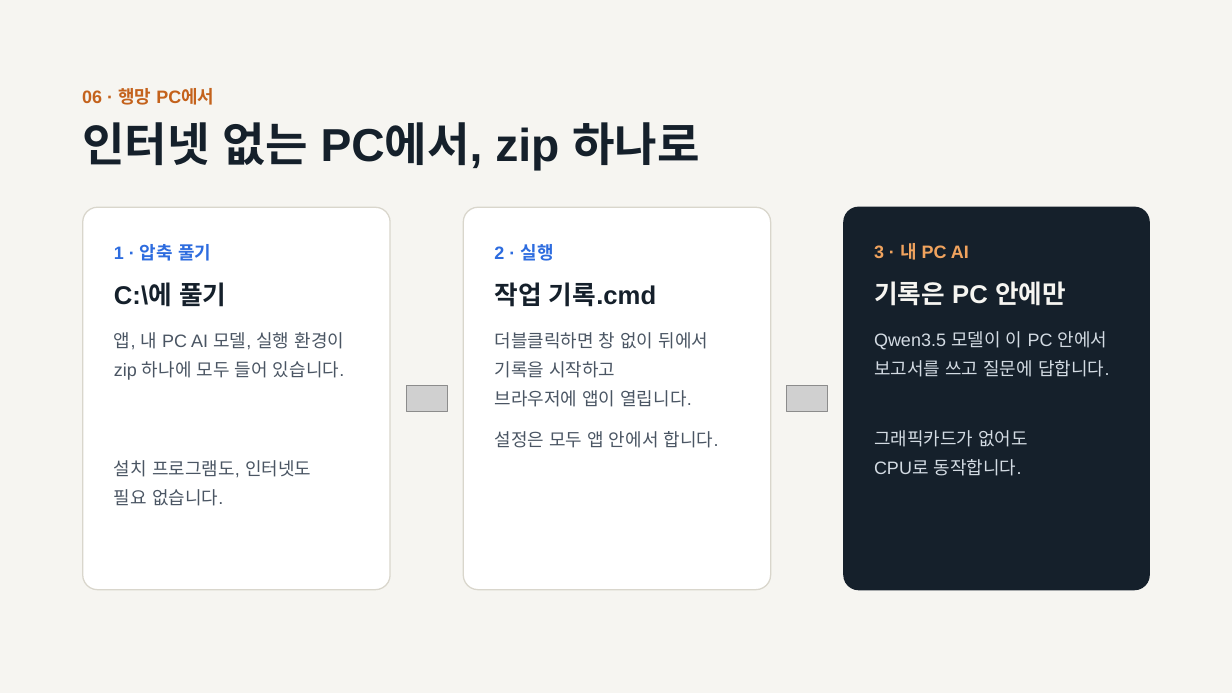
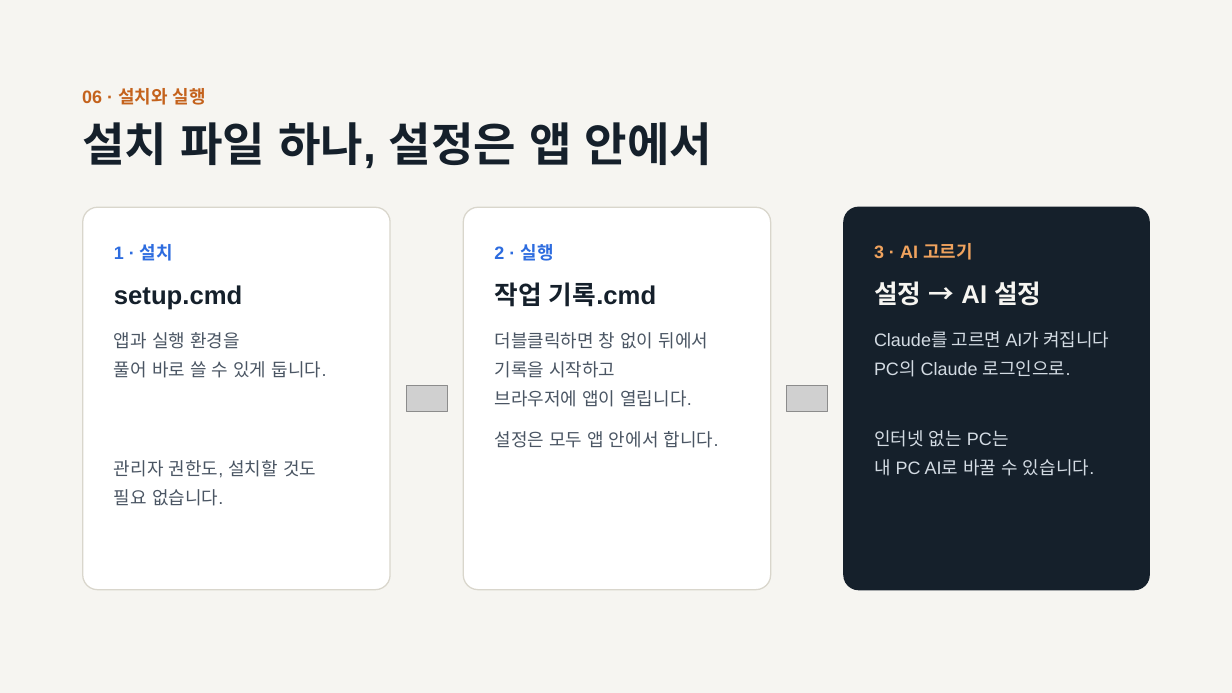
Before and after one commit to superokok/work-history, a slide deck: slide 9 of ppt/작업 기록 앱-(대인배)-v2.pptx. Drawn at 1232x693 pixels with LibreOffice and Linux fonts; fonts in the diff are those of the drawing; grey boxes stand for pictures. Boxes give left, top, right and bottom in pixels: in the first picture for what was removed or moved away, otherwise in the second. Text is boxed around its words. In the diff, an @@ line names an element or a change of style, - is before the commit and + after.

```diff
--- a/ppt/작업 기록 앱-(대인배)-v2.pptx
+++ b/ppt/작업 기록 앱-(대인배)-v2.pptx
@@ text at (x1=82, y1=88, x2=206, y2=105): text changed @@
-06 · 행망 PC에서
+06 · 설치와 실행
@@ title at (x1=82, y1=122, x2=713, y2=168): text changed @@
-인터넷 없는 PC에서, zip 하나로
+설치 파일 하나, 설정은 앱 안에서
@@ text at (x1=114, y1=244, x2=173, y2=261): text changed @@
-1 · 압축 풀기
+1 · 설치
@@ text at (x1=874, y1=243, x2=973, y2=260): text changed @@
-3 · 내 PC AI
+3 · AI 고르기
@@ text at (x1=114, y1=285, x2=242, y2=310): text changed @@
-C:\에 풀기
+setup.cmd
@@ text at (x1=874, y1=281, x2=1041, y2=306): text changed @@
-기록은 PC 안에만
+설정 → AI 설정
@@ text at (x1=114, y1=332, x2=326, y2=378): text changed @@
-앱, 내 PC AI 모델, 실행 환경이
-zip 하나에 모두 들어 있습니다.
+앱과 실행 환경을
+풀어 바로 쓸 수 있게 둡니다.
@@ text at (x1=874, y1=331, x2=1109, y2=377): text changed @@
-Qwen3.5 모델이 이 PC 안에서
-보고서를 쓰고 질문에 답합니다.
+Claude를 고르면 AI가 켜집니다
+PC의 Claude 로그인으로.
@@ text at (x1=874, y1=430, x2=1094, y2=476): text changed @@
-그래픽카드가 없어도
-CPU로 동작합니다.
+인터넷 없는 PC는
+내 PC AI로 바꿀 수 있습니다.
@@ text at (x1=114, y1=460, x2=316, y2=506): text changed @@
-설치 프로그램도, 인터넷도
-필요 없습니다.
+관리자 권한도, 설치할 것도
+필요 없습니다.
```
Also in this commit, not shown: 9 other slides changed.
